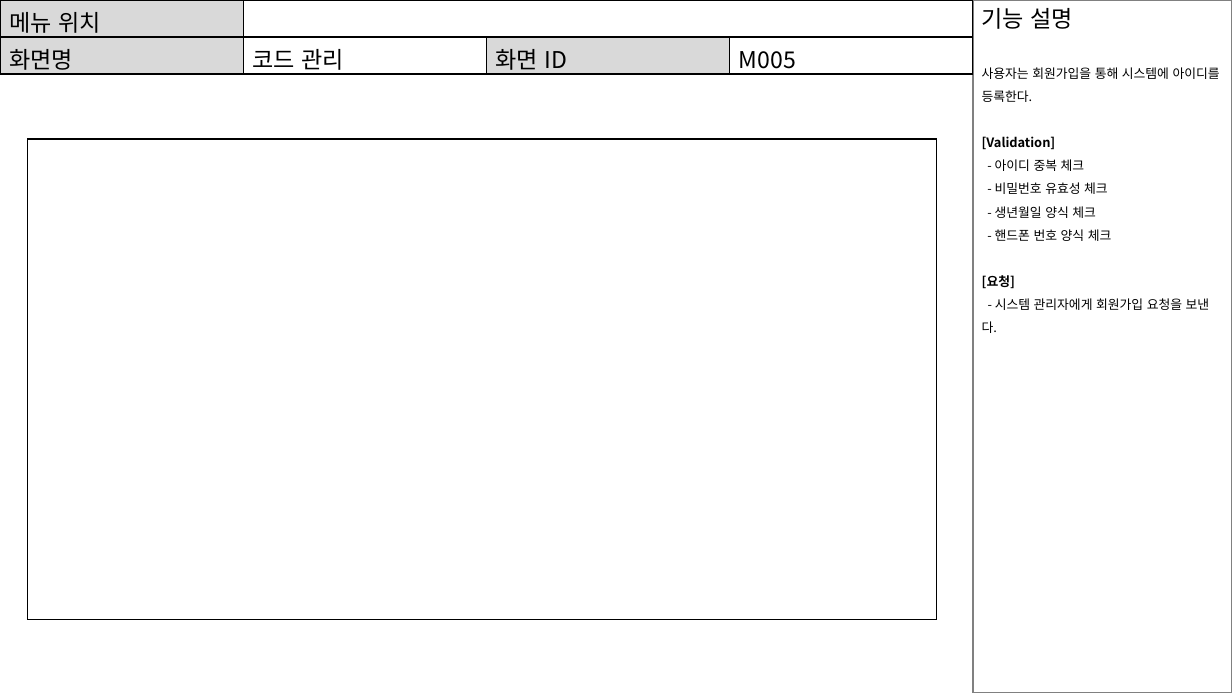
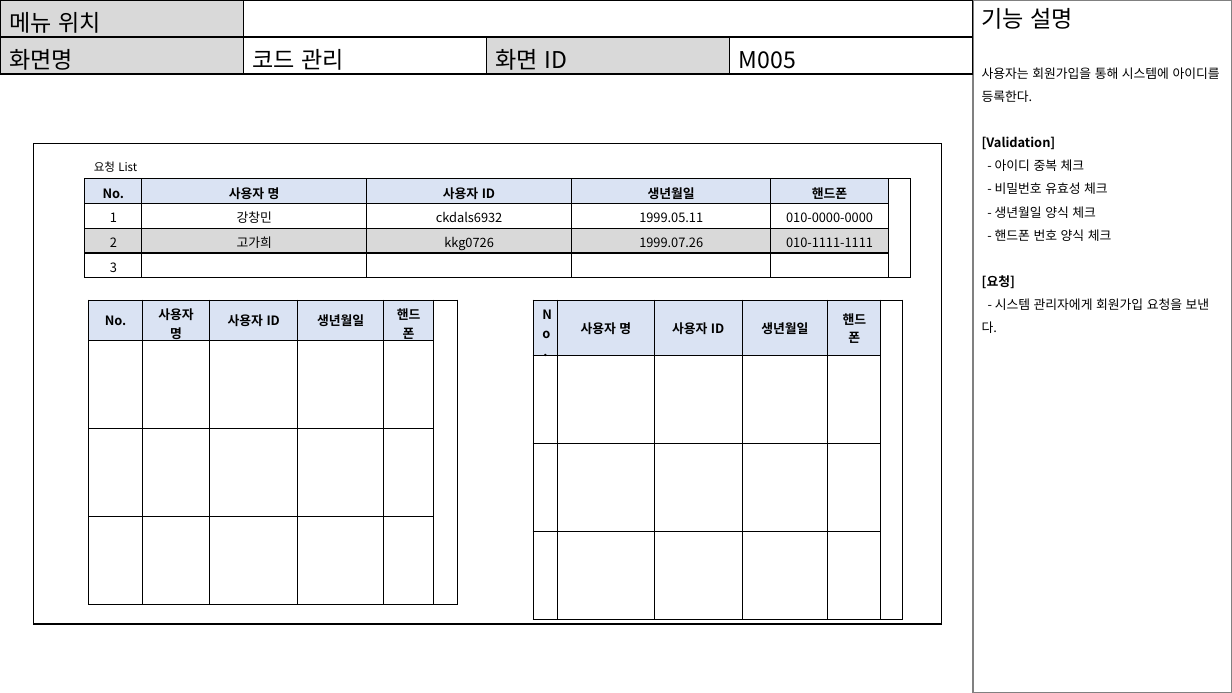
Before and after one commit to ckdals6932/ISSUE-PROJECT, a slide deck: slide 10 of src/main/webapp/document/화면설계서.pptx (slide 8 before the commit). Drawn at 1232x693 pixels with LibreOffice and Linux fonts; fonts in the diff are those of the drawing. Boxes give left, top, right and bottom in pixels: in the first picture for what was removed or moved away, otherwise in the second. Text is boxed around its words. In the diff, an @@ line names an element or a change of style, - is before the commit and + after.

```diff
--- a/src/main/webapp/document/화면설계서.pptx
+++ b/src/main/webapp/document/화면설계서.pptx
@@ rectangle: place and size @@
-rectangle at box(28, 140, 936, 620)
+rectangle at box(33, 144, 942, 625)
@@ table added at box(85, 179, 909, 278), 4 rows, 6 columns @@
+No. | 사용자 명 | 사용자 ID | 생년월일 | 핸드폰 | 
+1 | 강창민 | ckdals6932 | 1999.05.11 | 010-0000-0000 | 
+2 | 고가희 | kkg0726 | 1999.07.26 | 010-1111-1111 | 
+3 |  |  |  |  | 
@@ text added at box(94, 161, 137, 172), 9 pt, text #000000 @@
+요청 List
@@ table added at box(89, 300, 458, 604), 4 rows, 6 columns @@
+No. | 사용자 명 | 사용자 ID | 생년월일 | 핸드폰 | 
+ |  |  |  |  | 
+ |  |  |  |  | 
+ |  |  |  |  | 
@@ table added at box(533, 300, 903, 620), 4 rows, 6 columns @@
+No. | 사용자 명 | 사용자 ID | 생년월일 | 핸드폰 | 
+ |  |  |  |  | 
+ |  |  |  |  | 
+ |  |  |  |  | 
```
Also in this commit, not shown: 5 other slides changed, 3 slides added, 1 other file.
